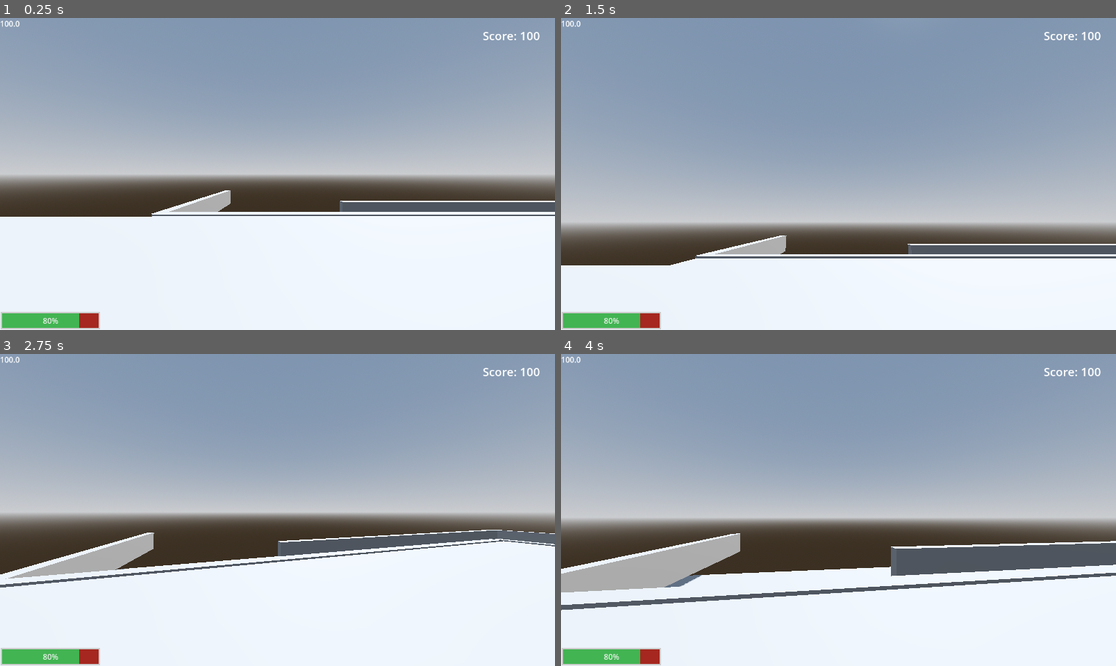
Above: before the commit, frames 1-4 (two rows, left to right).
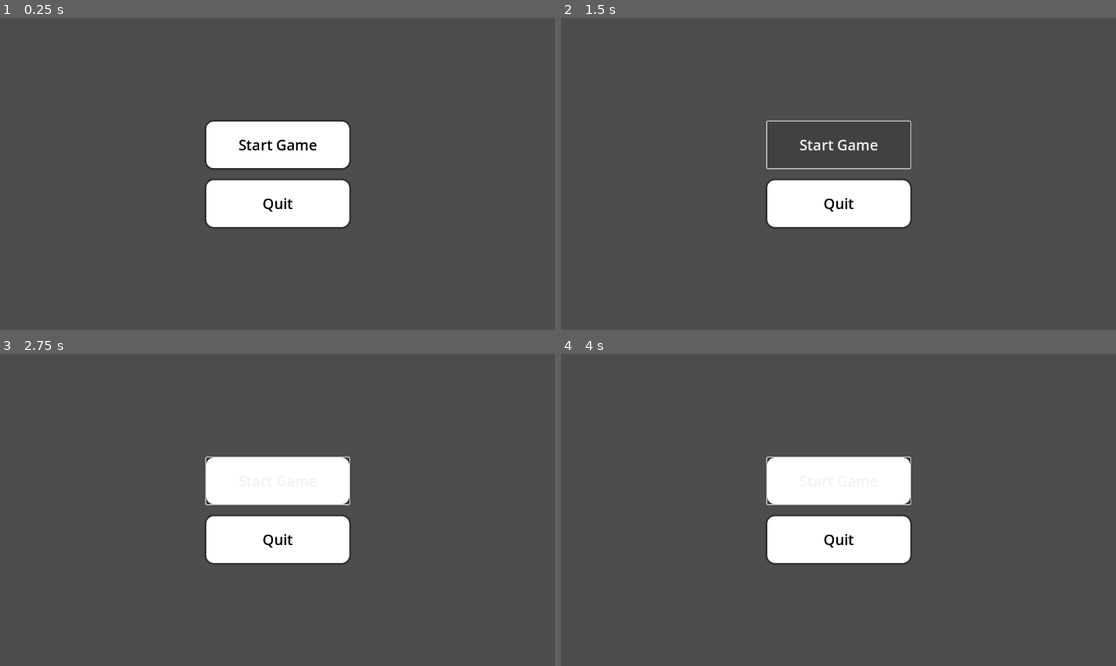
Above: after the commit, the same moments.

Repository: loganman888/new-game-project
Game: Godot game, scene res://main_menu.tscn
The game is run twice, just before and just after one commit, with the same random seed, the same clock (stepped at 60 frames per second) and the same inputs. Before the commit the project starts from res://world.tscn.
Inputs (mouse positions are in pixels of both pictures, inside the frame that each line leads up to):
- Up to frame 1 (0.25 s): no input
- Up to frame 2 (1.5 s): click (838, 145) at 0.5 s, where only the run after the commit has a clickable "Start Game"; click (838, 145) at 1.25 s, where only the run after the commit has a clickable "Start Game"
- Up to frame 3 (2.75 s): tap Enter (ui_accept) at 2 s; move the mouse to (305, 510) at 2.02 s; hold W (forward) from 2.03 s (still down); tap E (interact) at 2.1 s; tap Space (jump) at 2.27 s
- Up to frame 4 (4 s): keep holding W (forward); move the mouse to (810, 510) at 2.77 s; click (810, 510) at 2.85 s; tap Space (jump) at 3.02 s; move the mouse to (849, 503) at 3.52 s; right-click (849, 503) at 3.6 s

The runs differ from the first frame. In frame 1, 95% of the frame differs, in the area x 0-100%, y 0-100%; in frame 2, 96%; in frame 3, 96%; in frame 4, 94%.

Commit message:
Added day and night cycle, ground terrain, new turret (DOT Turret), and an in game and pause menu

Diff:
--- a/ScoreManager.gd
+++ b/ScoreManager.gd
@@ -4,7 +4,7 @@
 signal score_changed(new_score: int)
 signal purchase_failed
 
-var current_score: int = 100  # Start with 100 points
+var current_score: int = 500  # Start with 500 points
 
 func _ready() -> void:
 	# Emit initial score
--- a/canvas_layer.gd
+++ b/canvas_layer.gd
@@ -4,7 +4,7 @@
 
 func _ready() -> void:
 	# Set up initial label properties
-	score_label.text = "Score: 100"
+	score_label.text = "Score: 500"
 	score_label.add_theme_font_size_override("font_size", 24)
 
 	# Position the label in the top-right corner
--- /dev/null
+++ b/day_night_cycle.tscn
@@ -0,0 +1,70 @@
+[gd_scene load_steps=9 format=3 uid="uid://c065s3htgr1ld"]
+
+[sub_resource type="Gradient" id="Gradient_gnfhq"]
+colors = PackedColorArray(0, 0, 0.501961, 1, 0.0110876, 0.0110876, 0.0110876, 1)
+
+[sub_resource type="GradientTexture2D" id="GradientTexture2D_f1roh"]
+gradient = SubResource("Gradient_gnfhq")
+fill_from = Vector2(1, 0.582418)
+
+[sub_resource type="PhysicalSkyMaterial" id="PhysicalSkyMaterial_aipo0"]
+night_sky = SubResource("GradientTexture2D_f1roh")
+
+[sub_resource type="Sky" id="Sky_imw6s"]
+sky_material = SubResource("PhysicalSkyMaterial_aipo0")
+
+[sub_resource type="Environment" id="Environment_p3vx2"]
+background_mode = 2
+sky = SubResource("Sky_imw6s")
+
+[sub_resource type="Animation" id="Animation_cdnad"]
+resource_name = "daynightcycle"
+length = 60.0
+loop_mode = 1
+tracks/0/type = "value"
+tracks/0/imported = false
+tracks/0/enabled = true
+tracks/0/path = NodePath("DirectionalLight3D:rotation")
+tracks/0/interp = 1
+tracks/0/loop_wrap = true
+tracks/0/keys = {
+"times": PackedFloat32Array(0, 60),
+"transitions": PackedFloat32Array(1, 1),
+"update": 0,
+"values": [Vector3(0, 0, 0), Vector3(6.28319, 0, 0)]
+}
+
+[sub_resource type="Animation" id="Animation_wsgjt"]
+length = 0.001
+tracks/0/type = "value"
+tracks/0/imported = false
+tracks/0/enabled = true
+tracks/0/path = NodePath("DirectionalLight3D:rotation")
+tracks/0/interp = 1
+tracks/0/loop_wrap = true
+tracks/0/keys = {
+"times": PackedFloat32Array(0),
+"transitions": PackedFloat32Array(1),
+"update": 0,
+"values": [Vector3(0, 0, 0)]
+}
+
+[sub_resource type="AnimationLibrary" id="AnimationLibrary_i32js"]
+_data = {
+&"RESET": SubResource("Animation_wsgjt"),
+&"daynightcycle": SubResource("Animation_cdnad")
+}
+
+[node name="DayNightCycle" type="Node3D"]
+
+[node name="WorldEnvironment" type="WorldEnvironment" parent="."]
+environment = SubResource("Environment_p3vx2")
+
+[node name="DirectionalLight3D" type="DirectionalLight3D" parent="."]
+transform = Transform3D(1, 0, 0, 0, 1, 0, 0, 0, 1, 0, 2, 0)
+
+[node name="AnimationPlayer" type="AnimationPlayer" parent="."]
+libraries = {
+&"": SubResource("AnimationLibrary_i32js")
+}
+autoplay = "daynightcycle"
--- /dev/null
+++ b/dot_turret.gd
@@ -0,0 +1,170 @@
+extends Node3D
+
+# Export variables for turret configuration
+@export var effect_range: float = 10.0
+@export var damage_per_second: float = 20.0  # Amount of damage per second to apply
+@export var range_indicator_color: Color = Color(1.0, 0.2, 0.0, 0.3)  # Reddish, semi-transparent
+
+# Node references
+@onready var rotation_base = $RotationBase
+@onready var turret_model = $RotationBase/TurretModel
+@onready var detection_area = $DetectionArea
+@onready var pickup_area = $PickupDetectionArea
+
+# State variables
+var is_active: bool = true
+var is_preview: bool = false
+var original_materials: Dictionary = {}
+var range_indicator: MeshInstance3D
+
+# Visual effect variables
+var pulse_time: float = 0.0
+var pulse_speed: float = 3.0
+var pulse_strength: float = 0.2
+
+func _ready() -> void:
+	add_to_group("turrets")
+
+	# Setup detection area
+	if detection_area:
+		detection_area.collision_layer = 8   # Layer 4 (Turret)
+		detection_area.collision_mask = 4    # Layer 3 (Enemy)
+		var collision_shape = detection_area.get_node("CollisionShape3D")
+		if collision_shape:
+			var sphere_shape = SphereShape3D.new()
+			sphere_shape.radius = effect_range
+			collision_shape.shape = sphere_shape
+
+	# Setup pickup detection area
+	if pickup_area:
+		pickup_area.collision_layer = 32  # Layer 6 (Pickup)
+		pickup_area.collision_mask = 32   # Layer 6 (Pickup)
+		pickup_area.monitoring = true
+		pickup_area.monitorable = true
+		var collision_shape = pickup_area.get_node("CollisionShape3D")
+		if collision_shape:
+			var sphere_shape = SphereShape3D.new()
+			sphere_shape.radius = 2.0
+			collision_shape.shape = sphere_shape
+			collision_shape.disabled = false
+
+	# Create range indicator
+	create_range_indicator()
+
+func create_range_indicator() -> void:
+	range_indicator = MeshInstance3D.new()
+	add_child(range_indicator)
+	range_indicator.name = "RangeIndicator"
+	setup_range_indicator()
+	range_indicator.visible = false
+
+func setup_range_indicator() -> void:
+	var sphere_mesh = SphereMesh.new()
+	sphere_mesh.radius = effect_range
+	sphere_mesh.height = effect_range * 2  # Sphere height should be double the radius
+	sphere_mesh.radial_segments = 32
+	sphere_mesh.rings = 16
+	range_indicator.mesh = sphere_mesh
+
+	var material = StandardMaterial3D.new()
+	material.transparency = BaseMaterial3D.TRANSPARENCY_ALPHA
+	material.albedo_color = range_indicator_color
+	material.emission_enabled = true
+	material.emission = range_indicator_color
+	material.emission_energy_multiplier = 1.5
+	material.cull_mode = BaseMaterial3D.CULL_DISABLED
+	range_indicator.material_override = material
+	range_indicator.position = Vector3.ZERO
+
+func _process(delta: float) -> void:
+	if !is_active or is_preview:
+		# Pulse effect for range indicator during preview
+		if range_indicator and range_indicator.visible:
+			pulse_time += delta * pulse_speed
+			var pulse = (sin(pulse_time) * pulse_strength) + 1.0
+			range_indicator.scale = Vector3.ONE * pulse
+
+			# Update transparency based on pulse
+			var material = range_indicator.material_override as StandardMaterial3D
+			if material:
+				var alpha = range_indicator_color.a * (0.8 + (sin(pulse_time) * 0.2))
+				material.albedo_color.a = alpha
+		return
+
+	# Deal DoT to enemies in detection area
+	apply_damage_to_enemies(delta)
+
+func apply_damage_to_enemies(delta: float) -> void:
+	if !detection_area or !detection_area.monitoring:
+		return
+
+	var bodies = detection_area.get_overlapping_bodies()
+	for body in bodies:
+		if is_instance_valid(body) and body.is_in_group("enemies"):
+			if body.has_method("apply_damage"):
+				body.apply_damage(damage_per_second * delta)
+
+func set_preview(enable: bool) -> void:
+	is_preview = enable
+	if is_preview:
+		store_original_materials_recursive(self)
+		set_active(false)
+		visible = true
+		if range_indicator:
+			range_indicator.visible = true
+	else:
+		restore_original_materials_recursive(self)
+		clear_all_preview_materials()
+		if range_indicator:
+			range_indicator.visible = false
+
+func set_active(active: bool) -> void:
+	is_active = active
+	visible = true
+	set_process(active)
+	set_physics_process(active)
+
+	if detection_area:
+		detection_area.monitoring = active
+		detection_area.monitorable = active
+
+	if pickup_area:
+		pickup_area.monitoring = true
+		pickup_area.monitorable = true
+
+func update_preview_material(material: StandardMaterial3D) -> void:
+	if is_preview:
+		apply_preview_material_recursive(self, material)
+		visible = true
+
+func apply_preview_material_recursive(node: Node, material: StandardMaterial3D) -> void:
+	if node is MeshInstance3D and node != range_indicator:
+		if !original_materials.has(node):
+			original_materials[node] = node.get_surface_override_material(0)
+		node.material_override = material
+		node.visible = true
+
+	for child in node.get_children():
+		apply_preview_material_recursive(child, material)
+
+func store_original_materials_recursive(node: Node) -> void:
+	if node is MeshInstance3D and node != range_indicator:
+		original_materials[node] = node.get_surface_override_material(0)
+		node.visible = true
+
+	for child in node.get_children():
+		store_original_materials_recursive(child)
+
+func restore_original_materials_recursive(node: Node) -> void:
+	if node is MeshInstance3D and node != range_indicator:
+		if original_materials.has(node):
+			node.material_override = original_materials[node]
+		else:
+			node.material_override = null
+		node.visible = true
+
+	for child in node.get_children():
+		restore_original_materials_recursive(child)
+
+func clear_all_preview_materials() -> void:
+	original_materials.clear()
--- /dev/null
+++ b/dot_turret.tscn
@@ -0,0 +1,40 @@
+[gd_scene load_steps=5 format=3 uid="uid://daoccxoho6yr4"]
+
+[ext_resource type="Script" uid="uid://ce5xk4qv850b6" path="res://dot_turret.gd" id="1_g6gla"]
+
+[sub_resource type="CylinderMesh" id="CylinderMesh_vxp1n"]
+
+[sub_resource type="CylinderShape3D" id="CylinderShape3D_58onu"]
+
+[sub_resource type="CylinderShape3D" id="CylinderShape3D_6jx8h"]
+
+[node name="DotTurret" type="Node3D"]
+script = ExtResource("1_g6gla")
+
+[node name="RotationBase" type="Node3D" parent="."]
+
+[node name="TurretModel" type="MeshInstance3D" parent="RotationBase"]
+mesh = SubResource("CylinderMesh_vxp1n")
+
+[node name="ProjectileSpawn" type="Node3D" parent="RotationBase"]
+
+[node name="DetectionArea" type="Area3D" parent="."]
+collision_layer = 8
+collision_mask = 8
+
+[node name="CollisionShape3D" type="CollisionShape3D" parent="DetectionArea"]
+transform = Transform3D(1.32, 0, 0, 0, 1, 0, 0, 0, 1.32, 0, 0, 0)
+shape = SubResource("CylinderShape3D_58onu")
+
+[node name="PickupDetectionArea" type="Area3D" parent="."]
+transform = Transform3D(1.5, 0, 0, 0, 1.2, 0, 0, 0, 1.1, 0, 0, 0)
+collision_layer = 32
+collision_mask = 32
+
+[node name="CollisionShape3D" type="CollisionShape3D" parent="PickupDetectionArea"]
+shape = SubResource("CylinderShape3D_6jx8h")
+
+[connection signal="body_entered" from="DetectionArea" to="." method="_on_detection_area_body_entered"]
+[connection signal="body_exited" from="DetectionArea" to="." method="_on_detection_area_body_exited"]
+[connection signal="body_entered" from="PickupDetectionArea" to="." method="_on_pickup_detection_area_body_entered"]
+[connection signal="body_exited" from="PickupDetectionArea" to="." method="_on_pickup_detection_area_body_exited"]
--- a/enemy.gd
+++ b/enemy.gd
@@ -140,3 +140,9 @@
 func on_death() -> void:
 	ScoreManager.add_score(SCORE_VALUE)
 	queue_free()
+
+
+func apply_damage(amount: float) -> void:
+	if health_component:
+		health_component.damage(Attack.new(amount, self))
+		on_damage(Attack.new(amount, self))
--- a/enemy_cube.gd
+++ b/enemy_cube.gd
@@ -140,3 +140,8 @@
 func on_death() -> void:
 	ScoreManager.add_score(SCORE_VALUE)
 	queue_free()
+
+func apply_damage(amount: float) -> void:
+	if health_component:
+		health_component.damage(Attack.new(amount, self))
+		on_damage(Attack.new(amount, self))
--- /dev/null
+++ b/in_game_menu.gdshader
@@ -0,0 +1,14 @@
+shader_type canvas_item;
+
+void vertex() {
+	// Called for every vertex the material is visible on.
+}
+
+void fragment() {
+	// Called for every pixel the material is visible on.
+}
+
+//void light() {
+//	// Called for every pixel for every light affecting the CanvasItem.
+//	// Uncomment to replace the default light processing function with this one.
+//}
--- a/map.tscn
+++ b/map.tscn
@@ -1,11 +1,14 @@
-[gd_scene load_steps=8 format=3 uid="uid://bcau8p5se2yi1"]
+[gd_scene load_steps=12 format=3 uid="uid://bcau8p5se2yi1"]
 
 [ext_resource type="PackedScene" uid="uid://tavvx0k43s2n" path="res://player.tscn" id="1_c7s6e"]
+[ext_resource type="Texture2D" uid="uid://ce2gag213v2kx" path="res://assets/696.jpg" id="1_iw27f"]
 [ext_resource type="PackedScene" uid="uid://d1v11i55ngi4a" path="res://dummy.tscn" id="2_wijl4"]
 [ext_resource type="PackedScene" uid="uid://b7q3yflfn6lis" path="res://spawner.tscn" id="3_e0an3"]
 [ext_resource type="PackedScene" uid="uid://cs10owbqkjdab" path="res://turret_menu_ui.tscn" id="4_p5pve"]
-
-[sub_resource type="Environment" id="Environment_c7s6e"]
+[ext_resource type="PackedScene" uid="uid://byxx4crr268hw" path="res://pause_menu.tscn" id="5_urblq"]
+[ext_resource type="PackedScene" uid="uid://c065s3htgr1ld" path="res://day_night_cycle.tscn" id="7_71pa8"]
+[ext_resource type="PackedScene" uid="uid://bvvfk055lh5te" path="res://teleporter.tscn" id="8_05x41"]
+[ext_resource type="PackedScene" uid="uid://crb75x2ibkikd" path="res://score_ui.tscn" id="9_gqbix"]
 
 [sub_resource type="NavigationMesh" id="NavigationMesh_e0an3"]
 vertices = PackedVector3Array(-24, 1.41918, -33.0638, -16, 1.41918, -33.0638, -16, 1.41918, -47.0638, -26, 1.41918, -31 …(1004 unchanged characters)…
@@ -16,12 +19,10 @@
 agent_radius = 3.0
 agent_max_climb = 0.5
 
-[sub_resource type="StandardMaterial3D" id="StandardMaterial3D_c7s6e"]
+[sub_resource type="StandardMaterial3D" id="StandardMaterial3D_71pa8"]
+albedo_texture = ExtResource("1_iw27f")
 
 [node name="Map" type="Node3D"]
-
-[node name="WorldEnvironment" type="WorldEnvironment" parent="."]
-environment = SubResource("Environment_c7s6e")
 
 [node name="NavigationRegion3D" type="NavigationRegion3D" parent="."]
 navigation_mesh = SubResource("NavigationMesh_e0an3")
@@ -32,7 +33,7 @@
 [node name="CSGBox3D" type="CSGBox3D" parent="NavigationRegion3D/CSGCombiner3D"]
 transform = Transform3D(28.5, 0, 0, 0, 0.1, 0, 0, 0, 14.4144, 0, 0, 0.408085)
 size = Vector3(4, 1, 7)
-material = SubResource("StandardMaterial3D_c7s6e")
+material = SubResource("StandardMaterial3D_71pa8")
 
 [node name="CSGBox3D2" type="CSGBox3D" parent="NavigationRegion3D/CSGCombiner3D"]
 transform = Transform3D(-1.70789e-06, -1.63004e-15, -6.02, 9.53674e-07, 1.9, 0, 39.072, 2.98023e-08, -2.63143e-07, 54, 1, -30.5278)
@@ -69,10 +70,7 @@
 size = Vector3(1.27197, 1, 1)
 
 [node name="player" parent="." instance=ExtResource("1_c7s6e")]
-transform = Transform3D(1, 0, 0, 0, 1, 0, 0, 0, 1, 35, 7, -5)
-
-[node name="DirectionalLight3D" type="DirectionalLight3D" parent="."]
-transform = Transform3D(0.965926, 0.258819, 3.61644e-15, 1.13133e-08, -4.2222e-08, 1, 0.258819, -0.965926, -4.37114e-08, 0, 57, 0)
+transform = Transform3D(1, 0, 0, 0, 1, 0, 0, 0, 1, 35, 2.36126, -8)
 
 [node name="dummy" parent="." instance=ExtResource("2_wijl4")]
 transform = Transform3D(-0.528, 0, 0, 0, 1, 0, 0, 0, 1, 55, 0, 40)
@@ -82,4 +80,21 @@
 spawn_interval = 2.0
 spawn_radius = 2.0
 
+[node name="CanvasLayer" type="CanvasLayer" parent="."]
+
+[node name="PauseMenu" parent="." instance=ExtResource("5_urblq")]
+
 [node name="TurretMenuUI" parent="." instance=ExtResource("4_p5pve")]
+
+[node name="DayNightCycle" parent="." instance=ExtResource("7_71pa8")]
+transform = Transform3D(1, 0, 0, 0, 1, 0, 0, 0, 1, 0, 66.292, 0)
+
+[node name="Teleporter1" parent="." instance=ExtResource("8_05x41")]
+transform = Transform3D(1, 0, 0, 0, 1, 0, 0, 0, 1, 32, 4, 33)
+target_teleporter = NodePath("../Teleporter2")
+
+[node name="Teleporter2" parent="." instance=ExtResource("8_05x41")]
+transform = Transform3D(1, 0, 0, 0, 1, 0, 0, 0, 1, 19, 3, -7)
+target_teleporter = NodePath("../Teleporter1")
+
+[node name="ScoreUi" parent="." instance=ExtResource("9_gqbix")]
--- /dev/null
+++ b/pause_menu.gd
@@ -0,0 +1,28 @@
+extends Control
+
+func _ready():
+	visible = false
+	process_mode = Node.PROCESS_MODE_ALWAYS  # Allow menu to work while paused
+
+func _input(event):
+	if event.is_action_pressed("escape"):
+		toggle_menu()
+
+func toggle_menu():
+	visible = !visible
+	if visible:
+		get_tree().paused = true
+		Input.mouse_mode = Input.MOUSE_MODE_VISIBLE
+	else:
+		get_tree().paused = false
+		Input.mouse_mode = Input.MOUSE_MODE_CAPTURED
+
+func _on_restart_pressed() -> void:
+	get_tree().paused = false
+	get_tree().reload_current_scene()
+
+func _on_resume_pressed() -> void:
+	toggle_menu()
+
+func _on_exit_pressed() -> void:
+	get_tree().quit()
--- /dev/null
+++ b/pause_menu.tscn
@@ -0,0 +1,57 @@
+[gd_scene load_steps=3 format=3 uid="uid://byxx4crr268hw"]
+
+[ext_resource type="Script" uid="uid://ucamyfeaiotj" path="res://pause_menu.gd" id="1_hdmo1"]
+
+[sub_resource type="StyleBoxFlat" id="StyleBoxFlat_rhts7"]
+bg_color = Color(1, 1, 1, 1)
+corner_radius_top_left = 16
+corner_radius_top_right = 16
+corner_radius_bottom_right = 16
+corner_radius_bottom_left = 16
+shadow_size = 5
+
+[node name="PauseMenu" type="Control"]
+process_mode = 3
+layout_mode = 3
+anchors_preset = 15
+anchor_right = 1.0
+anchor_bottom = 1.0
+grow_horizontal = 2
+grow_vertical = 2
+script = ExtResource("1_hdmo1")
+
+[node name="VBoxContainer" type="VBoxContainer" parent="."]
+layout_mode = 1
+anchors_preset = 8
+anchor_left = 0.5
+anchor_top = 0.5
+anchor_right = 0.5
+anchor_bottom = 0.5
+offset_left = -148.5
+offset_top = -109.5
+offset_right = 148.5
+offset_bottom = 109.5
+grow_horizontal = 2
+grow_vertical = 2
+theme_override_constants/separation = 25
+
+[node name="Button" type="Button" parent="VBoxContainer"]
+layout_mode = 2
+size_flags_vertical = 3
+theme_override_colors/font_color = Color(0, 0, 0, 1)
+theme_override_font_sizes/font_size = 30
+theme_override_styles/normal = SubResource("StyleBoxFlat_rhts7")
+text = "Restart
+"
+
+[node name="Button3" type="Button" parent="VBoxContainer"]
+layout_mode = 2
+size_flags_vertical = 3
+theme_override_colors/font_color = Color(0, 0, 0, 1)
+theme_override_font_sizes/font_size = 30
+theme_override_styles/normal = SubResource("StyleBoxFlat_rhts7")
+text = "Quit
+"
+
+[connection signal="pressed" from="VBoxContainer/Button" to="." method="_on_restart_pressed"]
+[connection signal="pressed" from="VBoxContainer/Button3" to="." method="_on_exit_pressed"]
--- a/project.godot
+++ b/project.godot
@@ -11,7 +11,7 @@
 [application]
 
 config/name="New Game Project"
-run/main_scene="res://world.tscn"
+run/main_scene="uid://ciew7lbe46fje"
 config/features=PackedStringArray("4.4", "Forward Plus")
 config/icon="res://icon.svg"
 
@@ -76,3 +76,8 @@
 "events": [Object(InputEventMouseButton,"resource_local_to_scene":false,"resource_name":"","device":-1,"window_id":0,"a …(253 unchanged characters)…
 ]
 }
+escape={
+"deadzone": 0.2,
+"events": [Object(InputEventKey,"resource_local_to_scene":false,"resource_name":"","device":-1,"window_id":0,"alt_pressed":false,"shift_pressed":false,"ctrl_pressed":false,"meta_pressed":false,"pressed":false,"keycode":0,"physical_keycode":75,"key_label":0,"unicode":107,"location":0,"echo":false,"script":null)
+]
+}
--- a/score_ui.tscn
+++ b/score_ui.tscn
@@ -2,7 +2,7 @@
 
 [ext_resource type="Script" uid="uid://dtewcdphdlogt" path="res://canvas_layer.gd" id="1_iqr5w"]
 
-[node name="CanvasLayer" type="CanvasLayer"]
+[node name="ScoreUi" type="CanvasLayer"]
 script = ExtResource("1_iqr5w")
 
 [node name="Label" type="Label" parent="."]
--- a/turret_menu_ui.gd
+++ b/turret_menu_ui.gd
@@ -1,4 +1,3 @@
-# turret_menu_ui.gd
 extends Control
 
 @onready var grid_container = $Panel/GridContainer
@@ -6,7 +5,8 @@
 
 const BASIC_TURRET_COST = 50
 const RAPID_TURRET_COST = 75
-const SLOW_TURRET_COST = 100  # Add cost for slow turret
+const SLOW_TURRET_COST = 100
+const DOT_TURRET_COST = 120 # Add cost for DOT turret
 
 var turret_types = {
 	"Basic Turret": {
@@ -17,9 +17,13 @@
 		"scene": preload("res://rapid_turret.tscn"),
 		"cost": RAPID_TURRET_COST
 	},
-	"Slow Turret": {  # Add slow turret entry
+	"Slow Turret": {
 		"scene": preload("res://slow_turret.tscn"),
 		"cost": SLOW_TURRET_COST
+	},
+	"DOT Turret": { # Add DOT turret entry
+		"scene": preload("res://dot_turret.tscn"),  # <--- SET THIS PATH CORRECTLY!
+		"cost": DOT_TURRET_COST
 	}
 }
 
Not shown, added: dot_turret.gd.uid
Not shown, added: in_game_menu.gdshader.uid
Not shown, added: pause_menu.gd.uid
